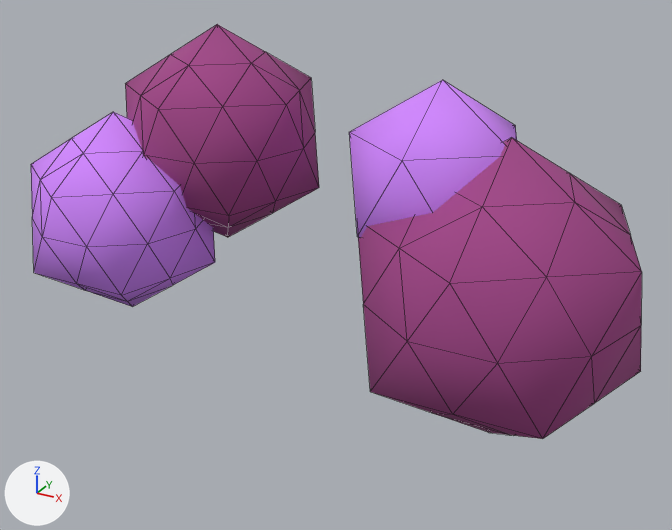
Before and after pictures for a commit that changed the glTF model src/assets/3d/treepink.glb.
Both versions are drawn from a 50 mm lens placed at (4.99, -5.4, 6.06), pointed at (1.05, 1.77, 2.48). The lights are fixed; the arrows at lower left show +X, +Y and +Z. Mesh edges are drawn as thin lines. Where no turn or scale is listed for an object, it has been applied to the vertices.

Objects in the first picture: 'ทรงกลม Ico', 'ทรงกลม Ico.001', 'ทรงกลม Ico.002', 'ทรงกลม Ico.003'.
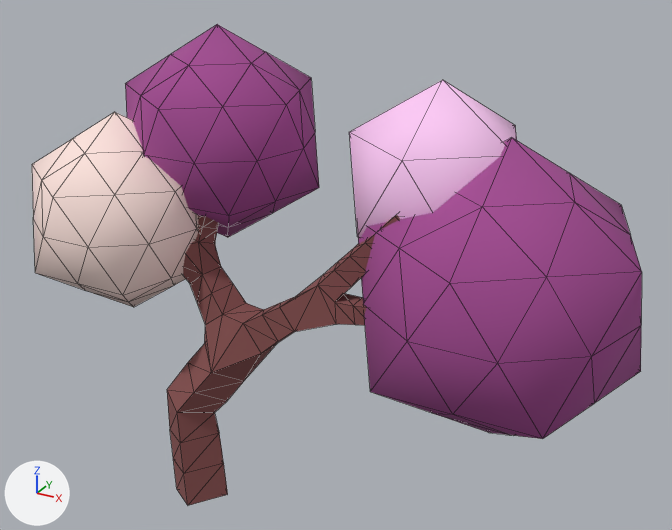
Boxes (x1, y1, x2, y2) around the edits, measured in the pictures (672 x 530 px):
'ทรงกลม Ico', recoloured, moved (purple to white)
    before: (31, 112, 215, 307)
    after: (32, 112, 216, 307)
'Cube', now drawn (brown)
    after: (167, 215, 400, 505)
'ทรงกลม Ico.002', surface changed (purple to pink)
    both: (349, 80, 517, 238)

The change, as a diff of the scene's bpy script:
```diff
--- a/src/assets/3d/treepink.glb.py
+++ b/src/assets/3d/treepink.glb.py
@@ mat_ว_สด__002 @@
 mat_ว_สด__002 = principled_material('วัสดุ.002')
-mat_ว_สด__002.base_color = (0.644, 0.246, 1.0)  # purple #d288ff
+mat_ว_สด__002.base_color = (1.0, 0.783, 0.732)  # white #ffe5de
 mat_ว_สด__002.roughness = 1.0
@@ mat_ว_สด__003 @@
 n2 = _N.new('ShaderNodeMix'); n2.name = 'Mix'
 n2.inputs[0].default_value = 1.0  # 'Factor'
-n2.inputs[7].default_value = (0.644, 0.246, 1.0, 1.0)  # 'B', purple #d288ff
+n2.inputs[7].default_value = (1.0, 0.6, 0.937, 1.0)  # 'B', pink #ffcbf8
 n3 = _N.new('ShaderNodeVertexColor'); n3.name = 'Color Attribute'
@@ mat_material @@
+mat_material = principled_material('Material')
+mat_material.base_color = (0.238, 0.0796, 0.0782)  # brown #86504f
+mat_material.roughness = 1.0
@@ me_cube @@
+me_cube.from_pydata(...)  # 150 vertices, 296 faces; spans x -0.7..0.29, y -1.01..2.57, z -0.04..3.39
+me_cube.materials.append(mat_material)  # brown #86504f
@@ ob_cube @@
-ob_cube = bpy.data.objects.new('Cube', None)
+ob_cube = bpy.data.objects.new('Cube', me_cube)
 ob_cube.location = (-0.022, 0.846, 0.051)
@@ ob_ทรงกลม_ico @@
 ob_ทรงกลม_ico = bpy.data.objects.new('ทรงกลม Ico', me_ทรงกลม_ico)
-ob_ทรงกลม_ico.location = (-1.022, 1.174, 2.824)
+ob_ทรงกลม_ico.location = (-1.007, 1.174, 2.824)
```
